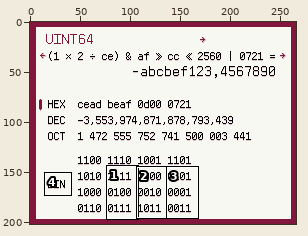
One commit to this pixel-art file: design/HexCalculatorDS-main-design.ase. Above, an overview of the earlier version with the close-up marked.
Close-up. Before the commit:
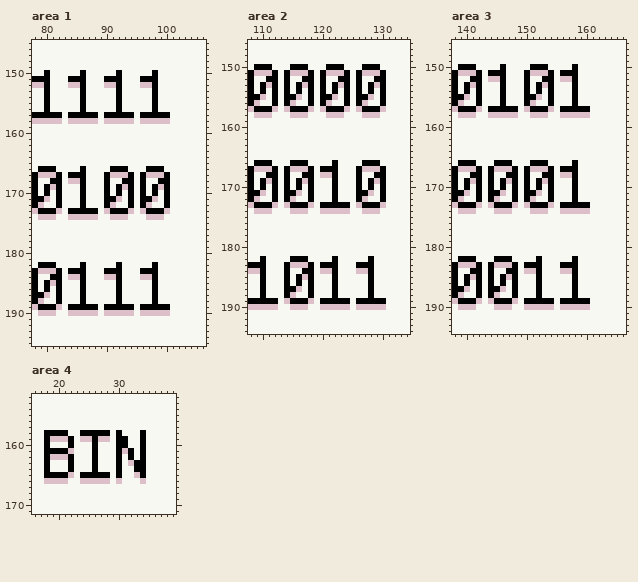
266x202 pixels, 1 frame. Shown: area 1: x 78..106, y 145..195; area 2: x 108..134, y 146..194; area 3: x 138..166, y 146..194; area 4: x 16..39, y 152..171. The commit also changed other parts of the picture, which this record leaves out.
The result:
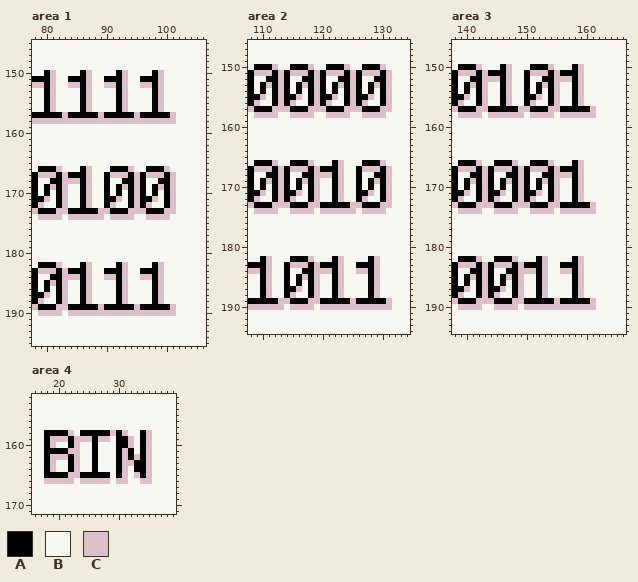
Palette (. is transparent): A #000000  B #f8f8f3  C #ddbfca
Edits made:
layer "Value/bg" added
layer "bg" removed
Changed rows in their new state; - is an unchanged pixel.
Area 1:
first column x 81:
150 C-----C-----C-----C--
151 C-----C-----C-----C--
152 C-----C-----C-----C--
153 C-----C-----C-----C--
154 C-----C-----C-----C--
155 C-----C-----C-----C--
156 C-----C-----C-----C--
157 --C-----C-----C-----C
158 --C-----C-----C-----C
first column x 82:
166 C----C------C-----C-
167 -C---C-------C-----C
168 -C---C-------C-----C
169 -C---C-------C-----C
170 -C---C-------C-----C
171 -C---C-------C-----C
172 -C---C-------C-----C
173 -C-----C-----C-----C
174 C------C----C-----C-
first column x 82:
182 C----C-----C-----C--
183 -C---C-----C-----C--
184 -C---C-----C-----C--
185 -C---C-----C-----C--
186 -C---C-----C-----C--
187 -C---C-----C-----C--
188 -C---C-----C-----C--
189 -C-----C-----C-----C
190 C------C-----C-----C
Area 2:
first column x 112:
150 C-----C-----C-----C-
151 -C-----C-----C-----C
152 -C-----C-----C-----C
153 -C-----C-----C-----C
154 -C-----C-----C-----C
155 -C-----C-----C-----C
156 -C-----C-----C-----C
157 -C-----C-----C-----C
158 C-----C-----C-----C-
first column x 112:
166 C-----C----C------C-
167 -C-----C---C-------C
168 -C-----C---C-------C
169 -C-----C---C-------C
170 -C-----C---C-------C
171 -C-----C---C-------C
172 -C-----C---C-------C
173 -C-----C-----C-----C
174 C-----C------C----C-
first column x 111:
182 C------C----C-----C--
183 C-------C---C-----C--
184 C-------C---C-----C--
185 C-------C---C-----C--
186 C-------C---C-----C--
187 C-------C---C-----C--
188 C-------C---C-----C--
189 --C-----C-----C-----C
190 --C----C------C-----C
Area 3:
first column x 142:
150 C----C------C----C--
151 -C---C-------C---C--
152 -C---C-------C---C--
153 -C---C-------C---C--
154 -C---C-------C---C--
155 -C---C-------C---C--
156 -C---C-------C---C--
157 -C-----C-----C-----C
158 C------C----C------C
first column x 142:
166 C-----C-----C----C--
167 -C-----C-----C---C--
168 -C-----C-----C---C--
169 -C-----C-----C---C--
170 -C-----C-----C---C--
171 -C-----C-----C---C--
172 -C-----C-----C---C--
173 -C-----C-----C-----C
174 C-----C-----C------C
first column x 142:
182 C-----C----C-----C--
183 -C-----C---C-----C--
184 -C-----C---C-----C--
185 -C-----C---C-----C--
186 -C-----C---C-----C--
187 -C-----C---C-----C--
188 -C-----C---C-----C--
189 -C-----C-----C-----C
190 C-----C------C-----C
Area 4, layers "瓦片地图/瓦片地图 4", "瓦片地图/瓦片地图 2", "瓦片地图/瓦片地图 1":
first column x 19:
158 ---C------C-C---C
159 ----C--------C--C
160 C---C--------C--C
161 ----C-----------C
162 ----C-------C-C-C
163 C---C-------C---C
164 C---C-------C---C
165 ----C-------C---C
166 ---C--------C---C
